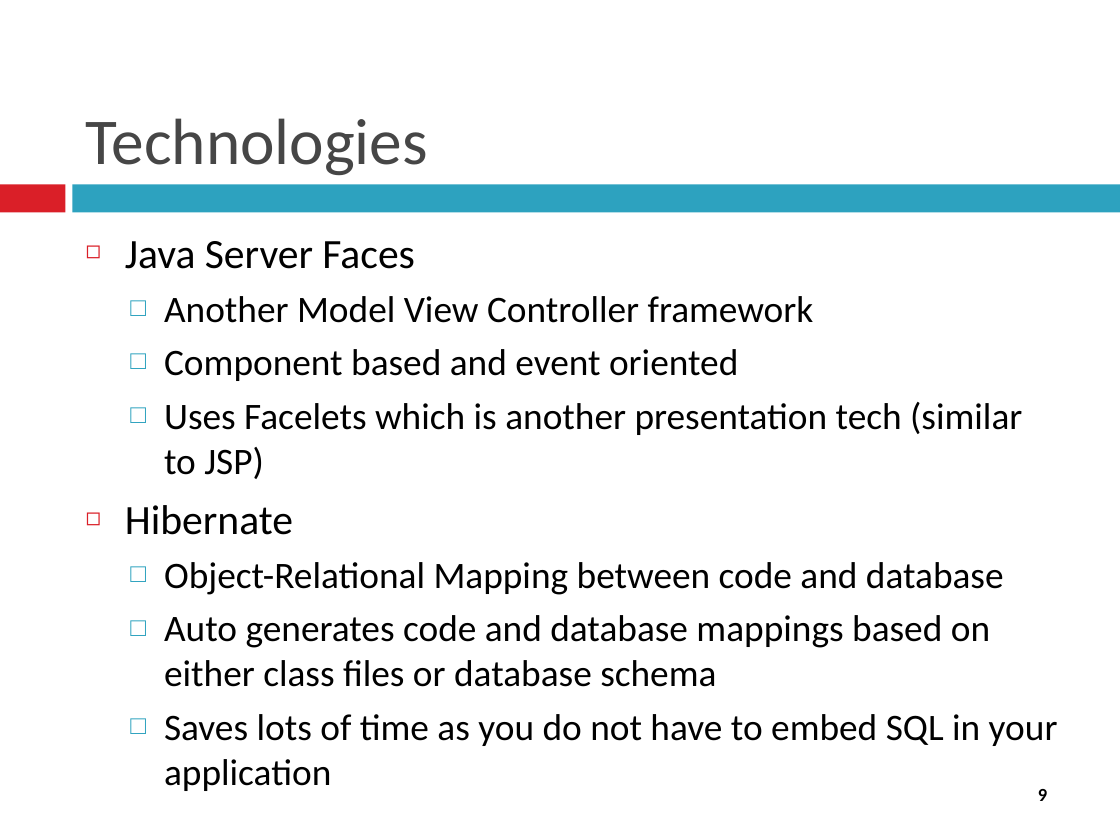
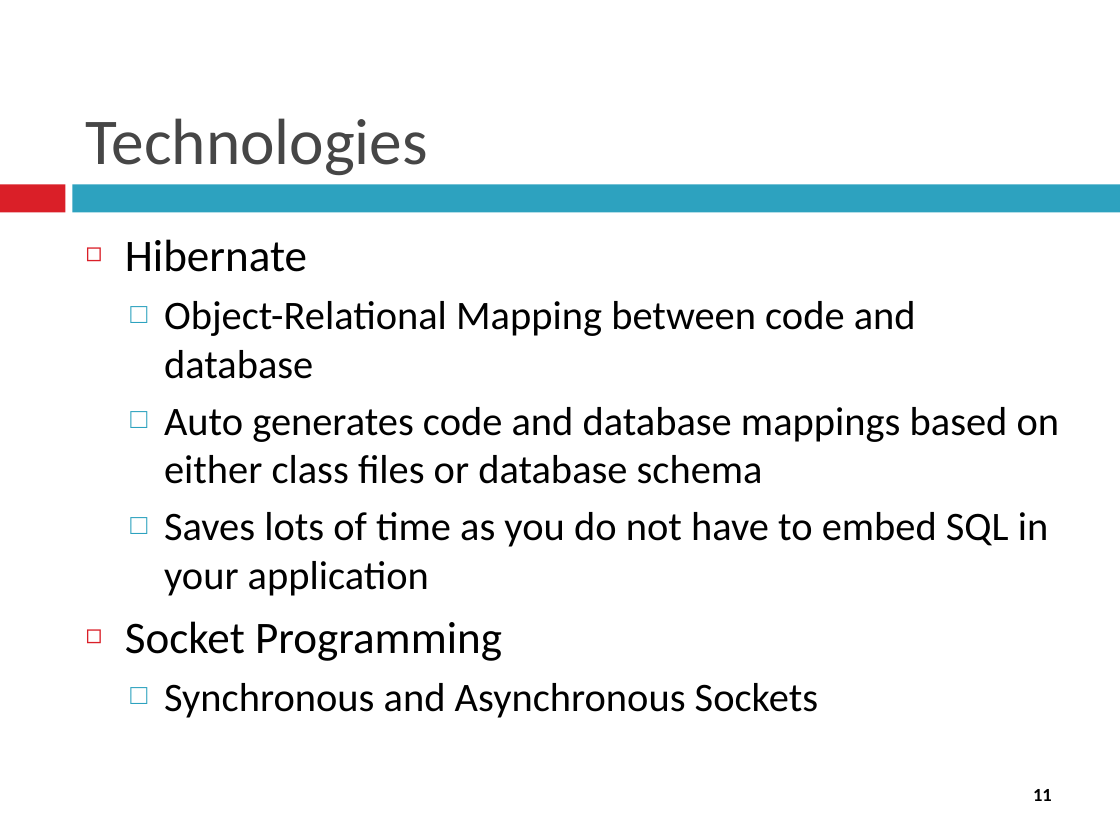
Before and after one commit to gareththomasnz/JAVAEE_Asst2, a slide deck: slide 11 of Documents/Week 1/EnterpriseJava1.pptx (slide 9 before the commit). Drawn at 1120x840 pixels with LibreOffice and Linux fonts; fonts in the diff are those of the drawing. Boxes give left, top, right and bottom in pixels: in the first picture for what was removed or moved away, otherwise in the second. Text is boxed around its words. In the diff, an @@ line names an element or a change of style, - is before the commit and + after.

```diff
--- a/Documents/Week 1/EnterpriseJava1.pptx
+++ b/Documents/Week 1/EnterpriseJava1.pptx
@@ text at box(125, 239, 1060, 596): size 26.8 to 29 pt in "Hibernate"; size 24.1 to 26 pt in "Object-Relational Mapping between code and database", "Auto generates code and database mappings based ...", "Saves lots of time as you do ..." @@
@@ text at box(125, 241, 1022, 479): paragraphs removed @@
-◻ Java Server Faces
-  □ Another Model View Controller framework
-  □ Component based and event oriented
-  □ Uses Facelets which is another presentation tech (similar to JSP)
@@ text at box(125, 621, 818, 718): paragraphs added @@
+◻ Socket Programming
+  □ Synchronous and Asynchronous Sockets
@@ page number at box(1033, 789, 1052, 801): text changed @@
-9
+11
```
Also in this commit, not shown: 4 other slides changed, 3 slides added, 1 slide removed, 20 other files.
